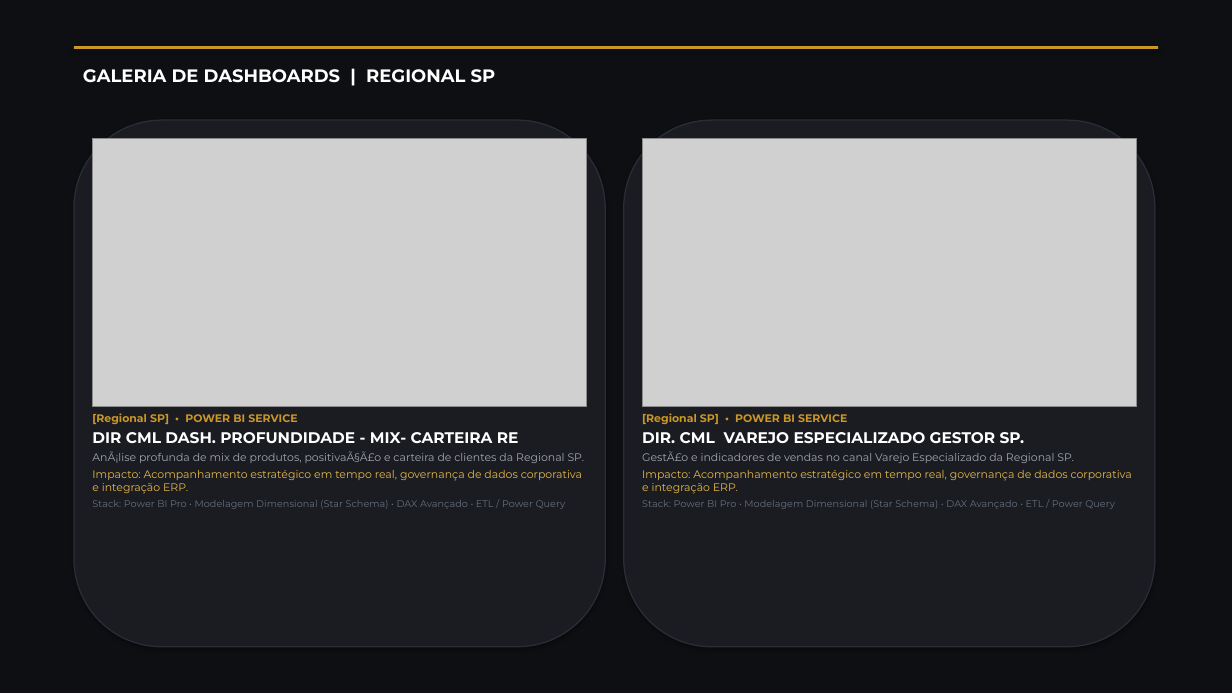
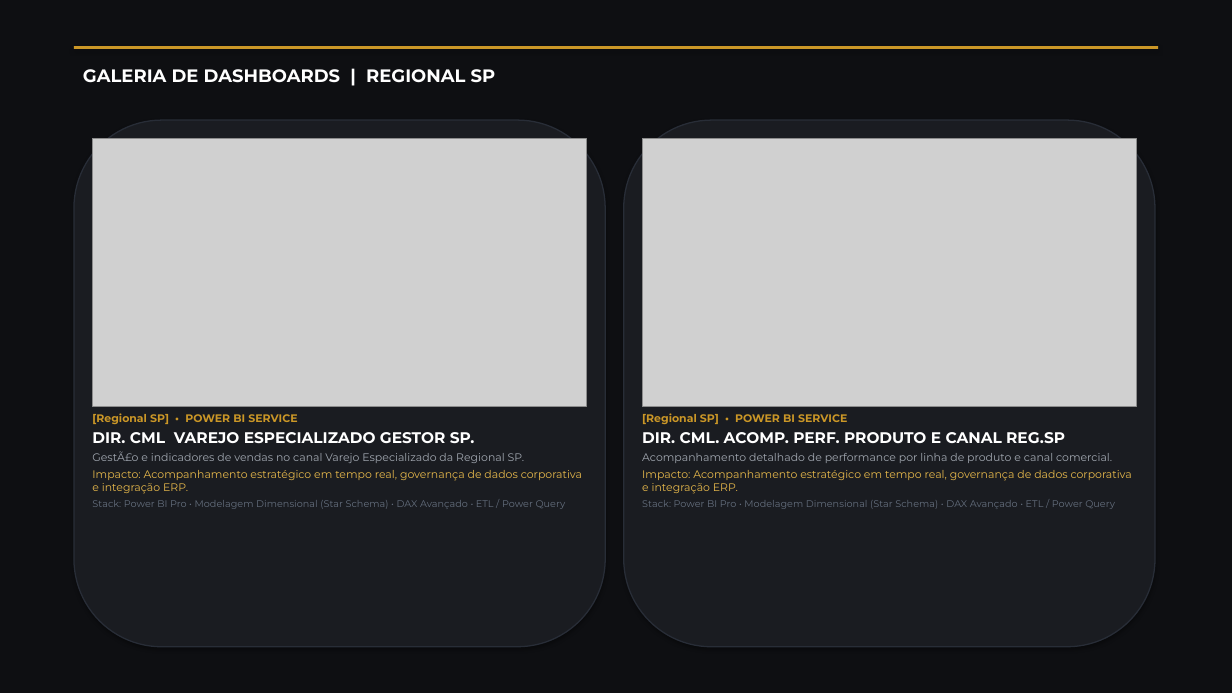
Before and after one commit to Sracm/portfolio-bi, a slide deck: slide 35 of Portfolio_Anderson_Mello_BI_Executive.pptx (slide 32 before the commit). Drawn at 1232x693 pixels with LibreOffice and Linux fonts; fonts in the diff are those of the drawing; grey boxes stand for pictures. Boxes give left, top, right and bottom in pixels: in the first picture for what was removed or moved away, otherwise in the second. Text is boxed around its words. In the diff, an @@ line names an element or a change of style, - is before the commit and + after.

```diff
--- a/Portfolio_Anderson_Mello_BI_Executive.pptx
+++ b/Portfolio_Anderson_Mello_BI_Executive.pptx
@@ text at bbox=[92, 432, 525, 463]: text changed @@
-DIR CML DASH. PROFUNDIDADE - MIX- CARTEIRA RE
-AnÃ¡lise profunda de mix de produtos, positivaÃ§Ã£o e carteira de clientes da Regional SP.
+DIR. CML VAREJO ESPECIALIZADO GESTOR SP.
+GestÃ£o e indicadores de vendas no canal Varejo Especializado da Regional SP.
@@ text at bbox=[642, 432, 1112, 463]: text changed @@
-DIR. CML VAREJO ESPECIALIZADO GESTOR SP.
-GestÃ£o e indicadores de vendas no canal Varejo Especializado da Regional SP.
+DIR. CML. ACOMP. PERF. PRODUTO E CANAL REG.SP
+Acompanhamento detalhado de performance por linha de produto e canal comercial.
```
Also in this commit, not shown: 28 other slides changed, 3 slides added, 11 other files.
